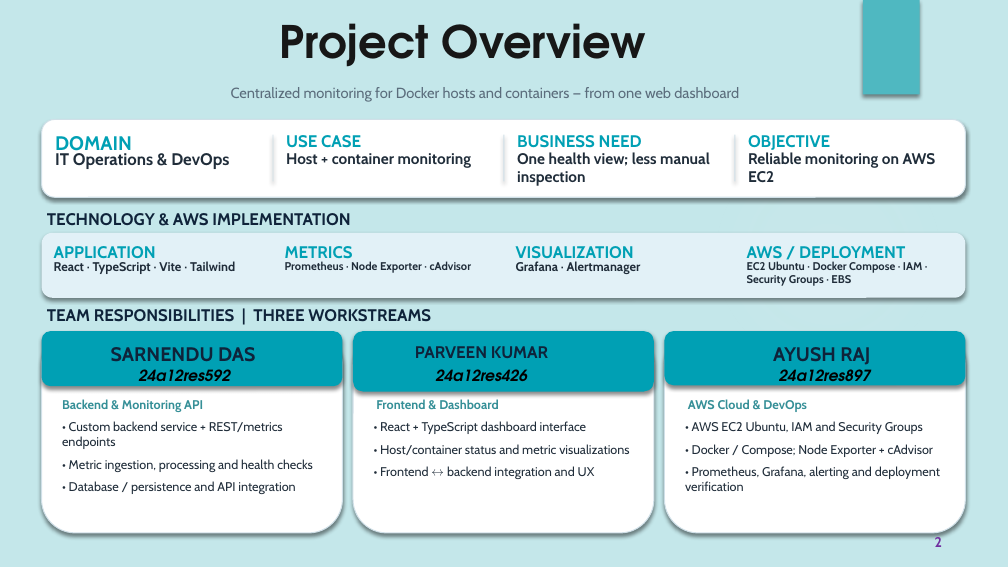
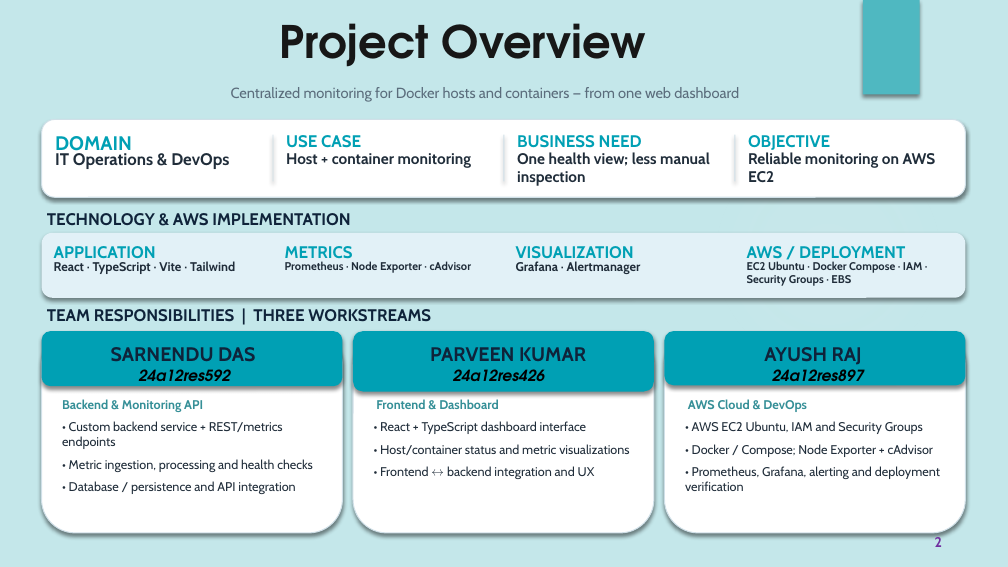
Before and after one commit to ayushcmd/cloud_monitor, a slide deck: slide 2 of docs/CloudMonitor_Cloud_Computing_Mini_Project_.pptx. Drawn at 1008x567 pixels with LibreOffice and Linux fonts; fonts in the diff are those of the drawing; background and template pictures are left out. Boxes give left, top, right and bottom in pixels: in the first picture for what was removed or moved away, otherwise in the second. Text is boxed around its words. In the diff, an @@ line names an element or a change of style, - is before the commit and + after.

```diff
--- a/docs/CloudMonitor_Cloud_Computing_Mini_Project_.pptx
+++ b/docs/CloudMonitor_Cloud_Computing_Mini_Project_.pptx
@@ text "PARVEEN KUMAR" at (430,347,586,361): size 12 to 14 pt @@
@@ 3 texts: place and size @@
-3 texts at (436,347,871,388)
+3 texts at (453,347,864,388)
```
Also in this commit, not shown: 1 other slide changed, 38 other files.
